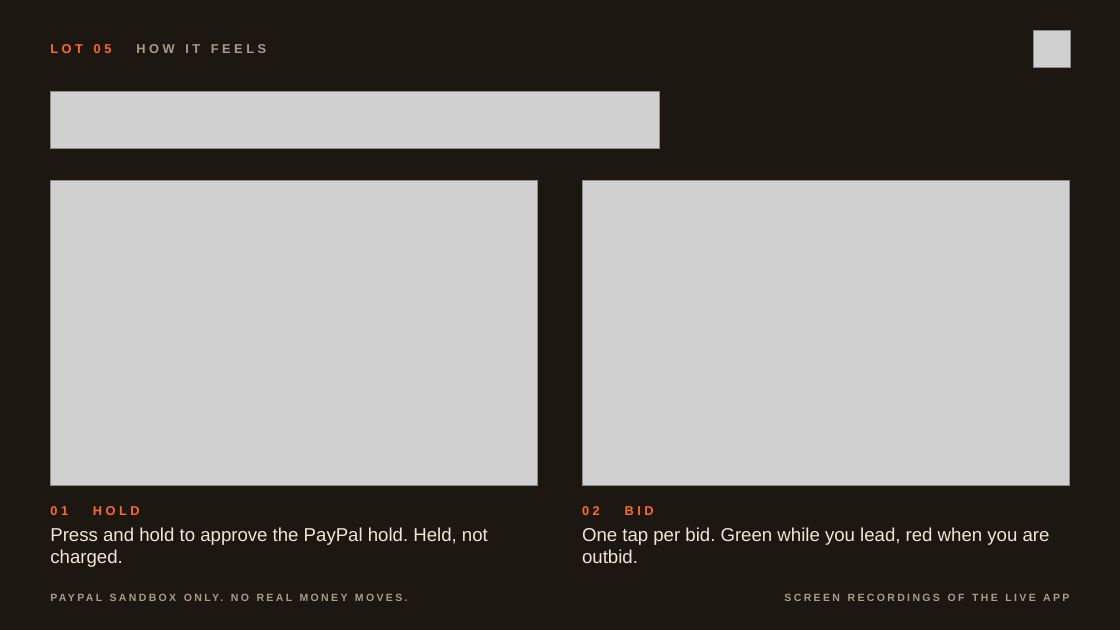
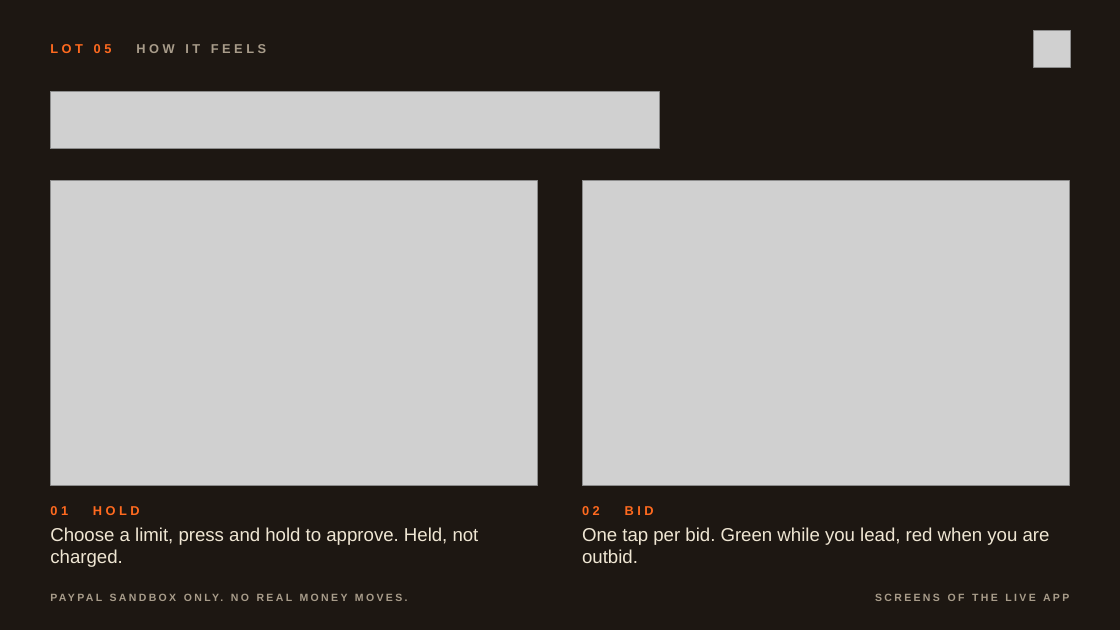
Before and after one commit to harshbhx/gavel-auction, a slide deck: slide 6 of brand/devpost/judges/GAVEL-judge-deck.pptx. Drawn at 1120x630 pixels with LibreOffice and Linux fonts; fonts in the diff are those of the drawing; grey boxes stand for pictures. Boxes give left, top, right and bottom in pixels: in the first picture for what was removed or moved away, otherwise in the second. Text is boxed around its words. In the diff, an @@ line names an element or a change of style, - is before the commit and + after.

Commit message:
DOC-102: judge deck screens from the current web app (#2646)
* docs(docs): judge deck screens from the current web app

Slides 6 and 8 now loop screens of the current app (limit slider, hold, bid screen leading and outbid, console with a live lot and the hold-to-close dialog) instead of the old recordings. Frames come from the ui-screens run; compose-screens.py builds the loops.

* docs(docs): rebuild the judge deck with the current screens

* docs(docs): fix deck readme format and unused variable

```diff
--- a/brand/devpost/judges/GAVEL-judge-deck.pptx
+++ b/brand/devpost/judges/GAVEL-judge-deck.pptx
@@ text at [50,527,479,567]: text changed @@
-Press and hold to approve the PayPal hold. Held, not charged.
+Choose a limit, press and hold to approve. Held, not charged.
@@ text at [875,593,1069,601]: text changed @@
-SCREEN RECORDINGS OF THE LIVE APP
+SCREENS OF THE LIVE APP
```
Also in this commit, not shown: 1 other slide changed, 13 other files.
